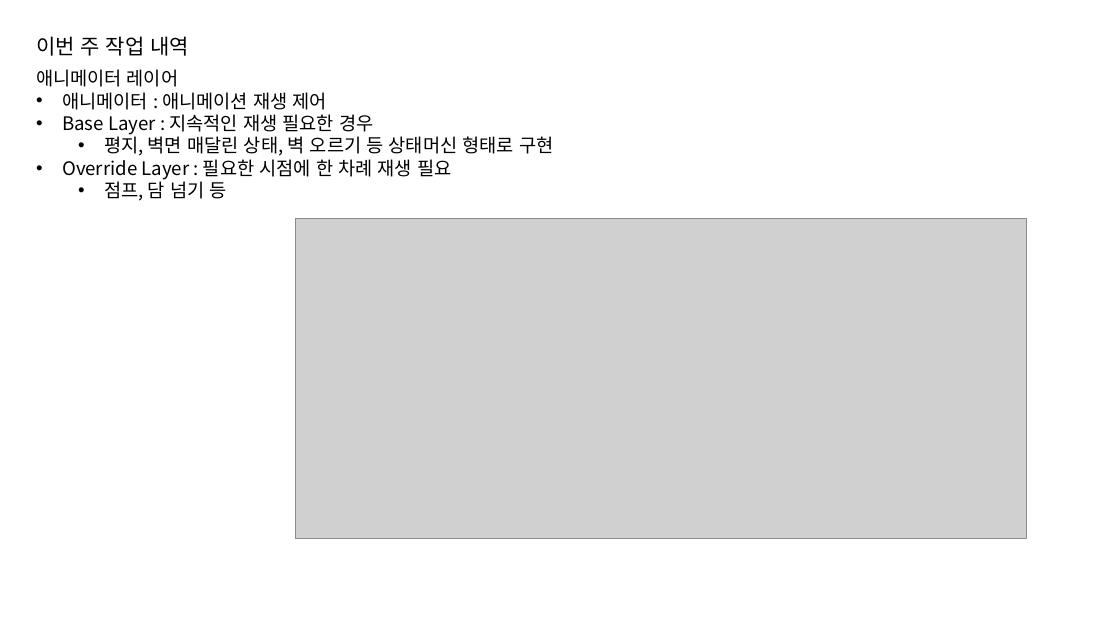
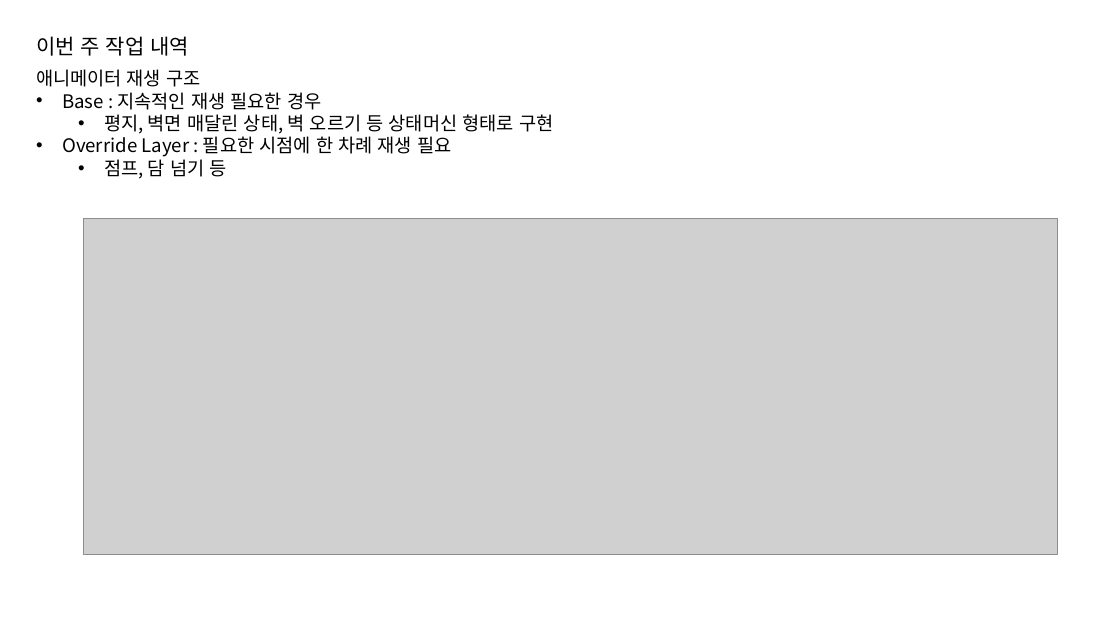
Before and after one commit to jhk0701/PA26-Character-Animation-Parkour, a slide deck: slide 4 of PPT/week2.pptx. Drawn at 1120x630 pixels with LibreOffice and Linux fonts; fonts in the diff are those of the drawing; grey boxes stand for pictures. Boxes give left, top, right and bottom in pixels: in the first picture for what was removed or moved away, otherwise in the second. Text is boxed around its words. In the diff, an @@ line names an element or a change of style, - is before the commit and + after.

```diff
--- a/PPT/week2.pptx
+++ b/PPT/week2.pptx
@@ text at [36, 69, 321, 110]: text changed @@
-애니메이터 레이어
-• 애니메이터 : 애니메이션 재생 제어
-• Base Layer : 지속적인 재생 필요한 경우
+애니메이터 재생 구조
+• Base : 지속적인 재생 필요한 경우
@@ picture: place and size @@
-picture at [296, 218, 1027, 539]
+picture at [83, 218, 1057, 555]
```
Also in this commit, not shown: 2 other slides changed, 12 other files.
